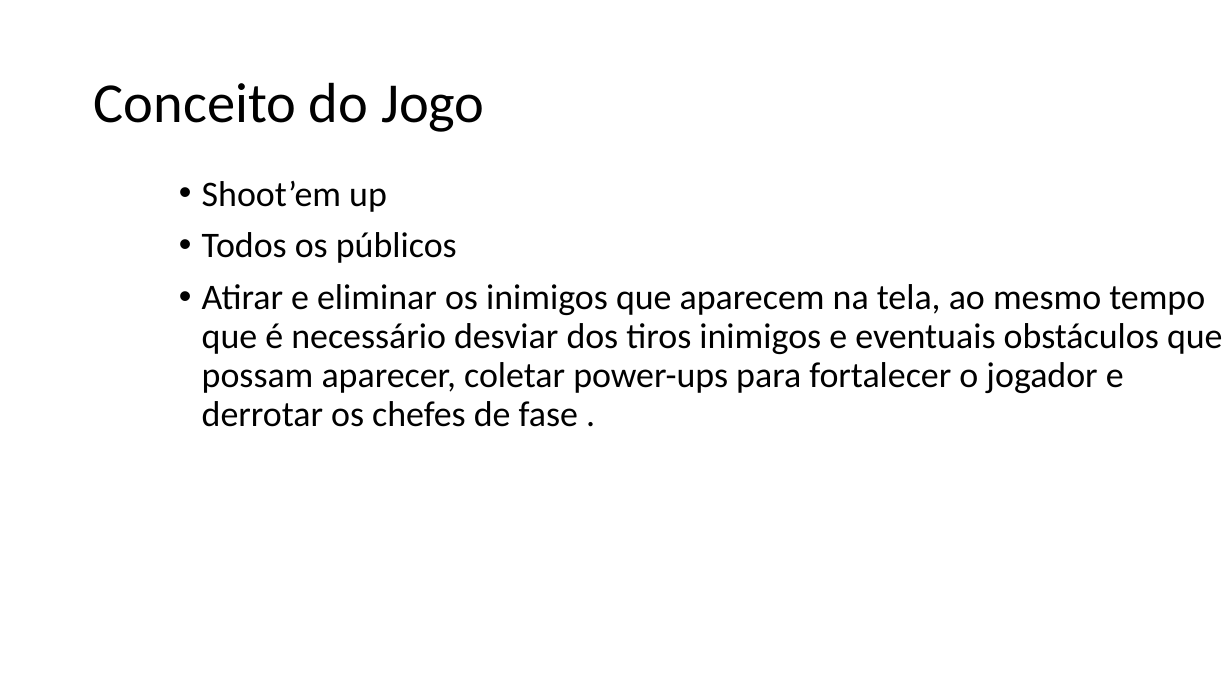
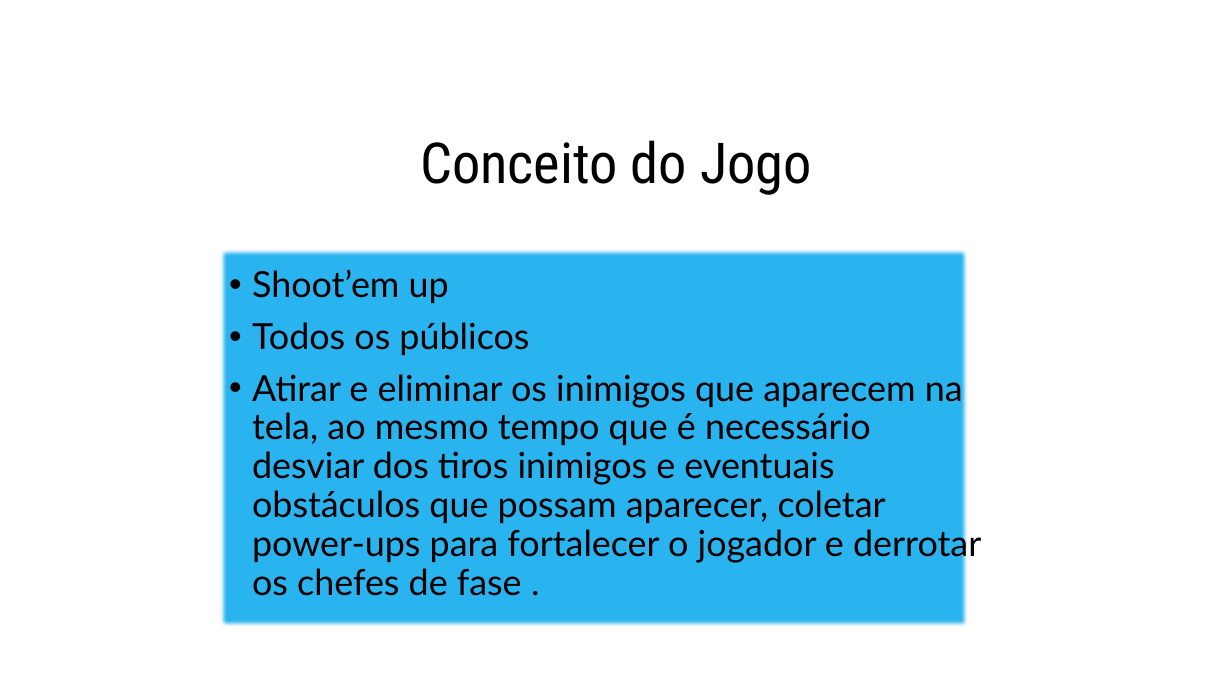
Before and after one commit to T1E3-Jogos-Digitais-PUC/the-mystic-rescue, a slide deck: slide 2 of Assets/Docs/The Mystic Rescue GDR.pptx. Drawn at 1232x693 pixels with LibreOffice and Linux fonts; fonts in the diff are those of the drawing; background and template pictures are left out. Boxes give left, top, right and bottom in pixels: in the first picture for what was removed or moved away, otherwise in the second. Text is boxed around its words. In the diff, an @@ line names an element or a change of style, - is before the commit and + after.

```diff
--- a/Assets/Docs/The Mystic Rescue GDR.pptx
+++ b/Assets/Docs/The Mystic Rescue GDR.pptx
@@ text "Conceito do Jogo": place and size @@
-text "Conceito do Jogo" at [94, 82, 485, 132]
+text "Conceito do Jogo" at [420, 140, 812, 195]
@@ text "Conceito do Jogo" at [420, 140, 812, 195]: font Calibri to Roboto Condensed; alignment left to centre @@
@@ text "Shoot’em up": place and size @@
-text "Shoot’em up" at [202, 181, 1223, 427]
+text "Shoot’em up" at [252, 269, 981, 596]
@@ text "Shoot’em up" at [252, 269, 981, 596]: font Calibri to Lato @@
@@ rectangle added at [220, 250, 968, 628], fill #29B3EF, outline #595DD1 2 pt @@
```
Also in this commit, not shown: 1 other slide changed, 1 slide added, 1 slide removed.
